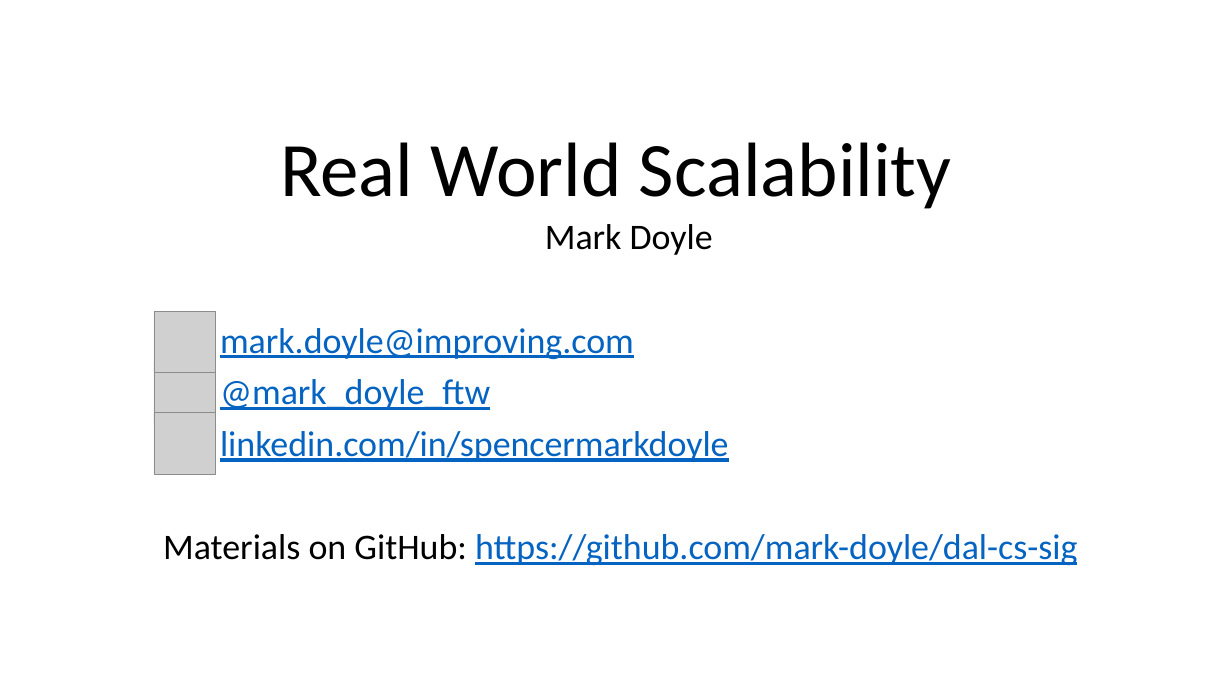
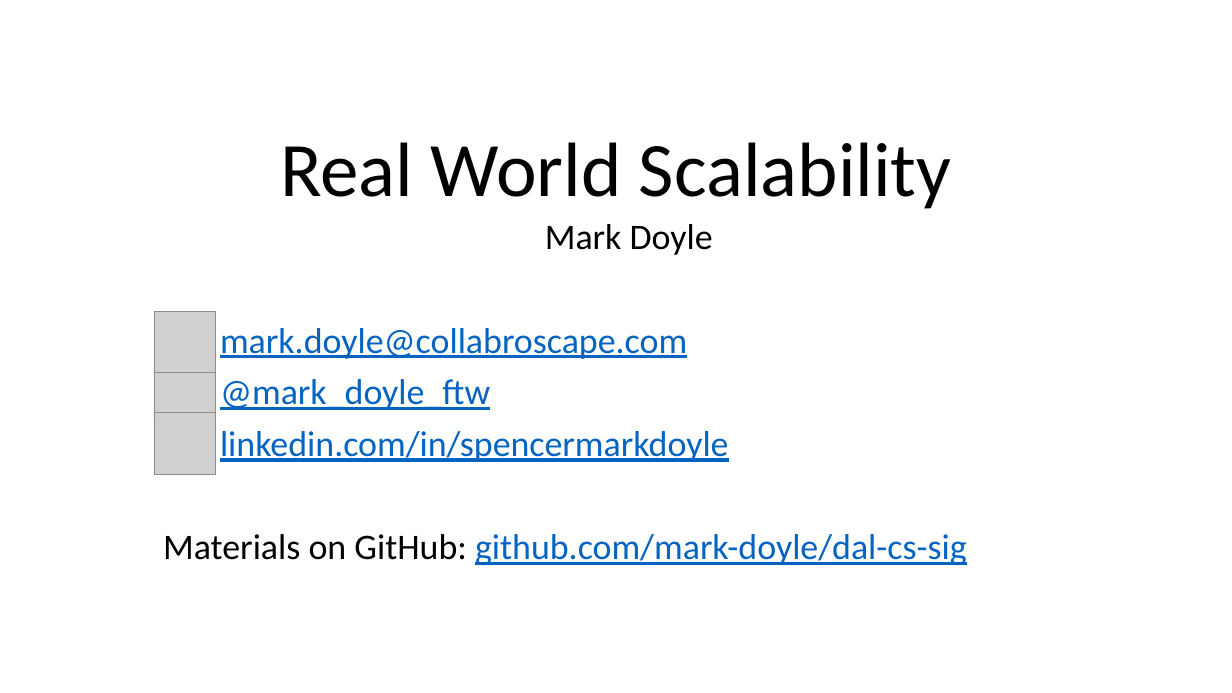
Before and after one commit to mark-doyle/dal-cs-sig, a slide deck: slide 1 of RealWorldScalability/Real World Scalability.pptx. Drawn at 1232x693 pixels with LibreOffice and Linux fonts; fonts in the diff are those of the drawing; grey boxes stand for pictures. Boxes give left, top, right and bottom in pixels: in the first picture for what was removed or moved away, otherwise in the second. Text is boxed around its words. In the diff, an @@ line names an element or a change of style, - is before the commit and + after.

```diff
--- a/RealWorldScalability/Real World Scalability.pptx
+++ b/RealWorldScalability/Real World Scalability.pptx
@@ subtitle at (x1=220, y1=328, x2=687, y2=359): text changed @@
-mark.doyle@improving.com
+mark.doyle@collabroscape.com
@@ subtitle at (x1=163, y1=534, x2=967, y2=565): text changed @@
-Materials on GitHub: https://github.com/mark-doyle/dal-cs-sig
+Materials on GitHub: github.com/mark-doyle/dal-cs-sig
```
Also in this commit, not shown: 1 other slide changed, 1 slide added, 1 slide removed.
